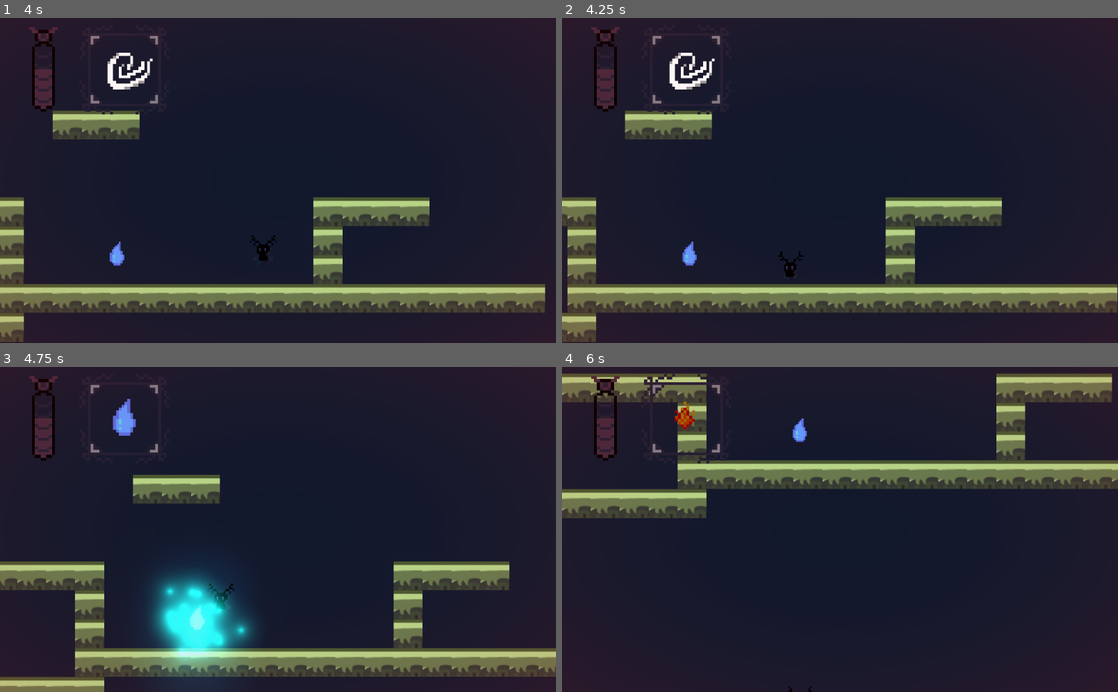
Above: before the commit, frames 1-4 (two rows, left to right).
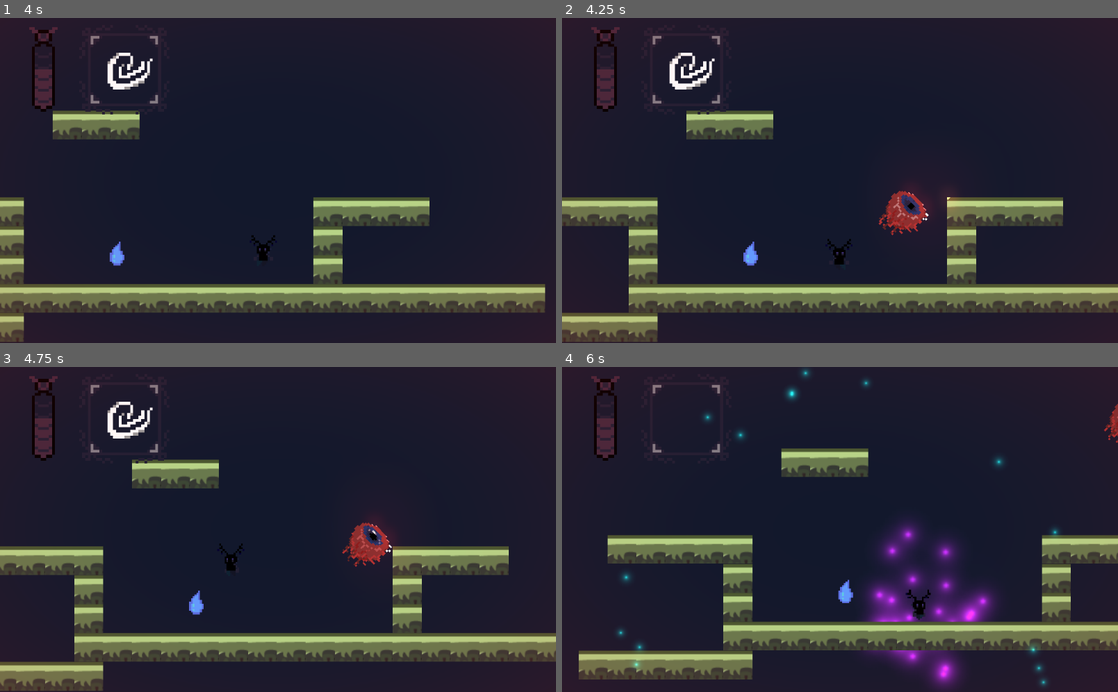
Above: after the commit, the same moments.

Repository: RPI-GameJamTeam/GodotProject
Game: Godot game, scene res://Scenes/MainScene.tscn
Two runs of this game, one before a commit and one after it. Both use one fixed random seed, a clock stepped at 60 frames per second and the inputs below.
Inputs:
- Up to frame 1 (4 s): hold D (right) 0.53-1.28 s; tap Shift (dash) every 0.75 s from 0.6 to 3.6 s; tap Space (jump) at 0.77, 1.52, 3.02, 3.77 s; hold S (down) 1.28-2.03 s; hold D (right) 2.03-2.78 s; hold W (up) 2.78-3.53 s; hold A (left) from 3.53 s (still down)
- Up to frame 2 (4.25 s): keep holding A (left); tap R (restart) at 4.15 s
- Up to frame 3 (4.75 s): keep holding A (left); tap Shift (dash) at 4.35 s; tap Space (jump) at 4.52 s
- Up to frame 4 (6 s): release A (left) at 5.03 s; hold S (down) 5.03-5.78 s; tap Shift (dash) at 5.1, 5.85 s; hold D (right) from 5.78 s (still down)

Frame 1 is identical in both runs. In frame 2, 12% of the frame differs, in the area x 0-100%, y 28-100%; in frame 3, 26%; in frame 4, 35%, in the area x 0-100%, y 0-100%.

Commit message:
Prevent dashing into walls

Diff:
--- a/Game Jam/Scripts/AirMove.gd
+++ b/Game Jam/Scripts/AirMove.gd
@@ -37,4 +37,4 @@
 
 	for i in player.get_slide_count():
 		if !player.get_slide_collision(i).collider.is_in_group("PickUp"):
-			player.reset()
+			player.die()
--- a/Game Jam/Scripts/GameManager.gd
+++ b/Game Jam/Scripts/GameManager.gd
@@ -4,7 +4,4 @@
 	if Input.is_action_pressed("ui_cancel"):
 		get_tree().quit()
 	elif Input.is_action_pressed("restart"):
-		reset()
-
-func reset():
-	pass
+		get_tree().get_nodes_in_group("Player")[0].die()
--- a/Game Jam/Scripts/HUD.gd
+++ b/Game Jam/Scripts/HUD.gd
@@ -19,7 +19,7 @@
 
 	match value:
 		ElementState.PARTICLE:
-			$frame/avatar.set_texture(load(AVATAR_LOCATION['fire']))
+			$frame/avatar.set_texture(null)
 		ElementState.AIR:
 			$frame/avatar.set_texture(load(AVATAR_LOCATION['air']))
 		ElementState.FIRE:
--- a/Game Jam/Scripts/temp_player.gd
+++ b/Game Jam/Scripts/temp_player.gd
@@ -27,6 +27,9 @@
 func _process(delta):
 	get_input()
 
+	if position.y > 100:
+		die()
+
 	if Input.is_action_just_pressed("dash"):
 		if state != ElementState.PARTICLE:
 			dash()
@@ -36,7 +39,16 @@
 
 func dash():
 	var dashRadius = 100
-	position = position + input * dashRadius
+	var point = position + input * dashRadius
+	var space_state = get_world_2d().direct_space_state
+	var i = 0
+	while space_state.intersect_point(point).size() > 0:
+		point = position + (input * dashRadius * ((i * 5) / dashRadius))
+		if i * 5 == dashRadius:
+			break;
+		i = i + 1
+
+	position = point
 	$Particles2D.restart()
 	$Camera2D.add_trauma(0.4)
 	$Camera2D.shake()
@@ -80,3 +92,6 @@
 
 	if state == ElementState.AIR:
 		input = input.normalized()
+
+func die():
+	get_tree().reload_current_scene()
